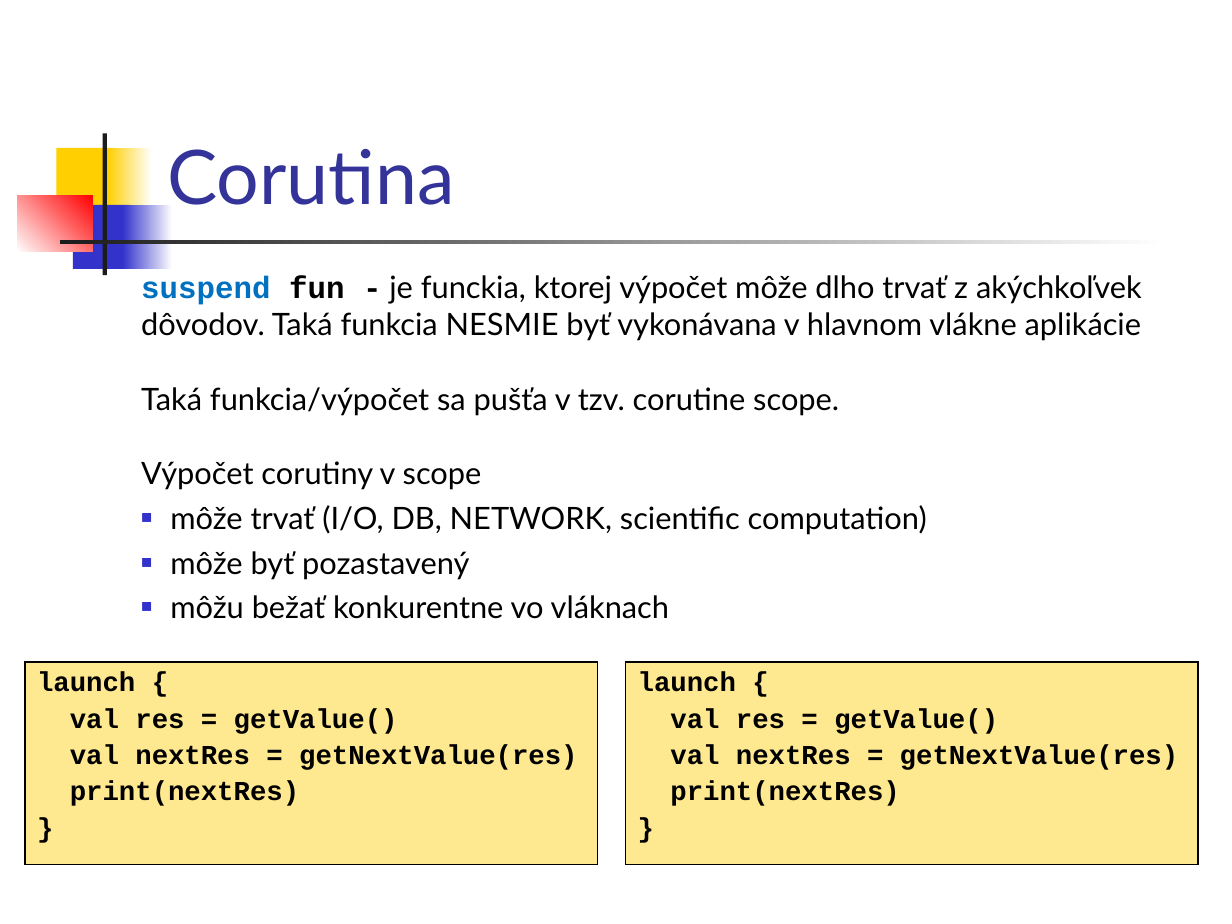
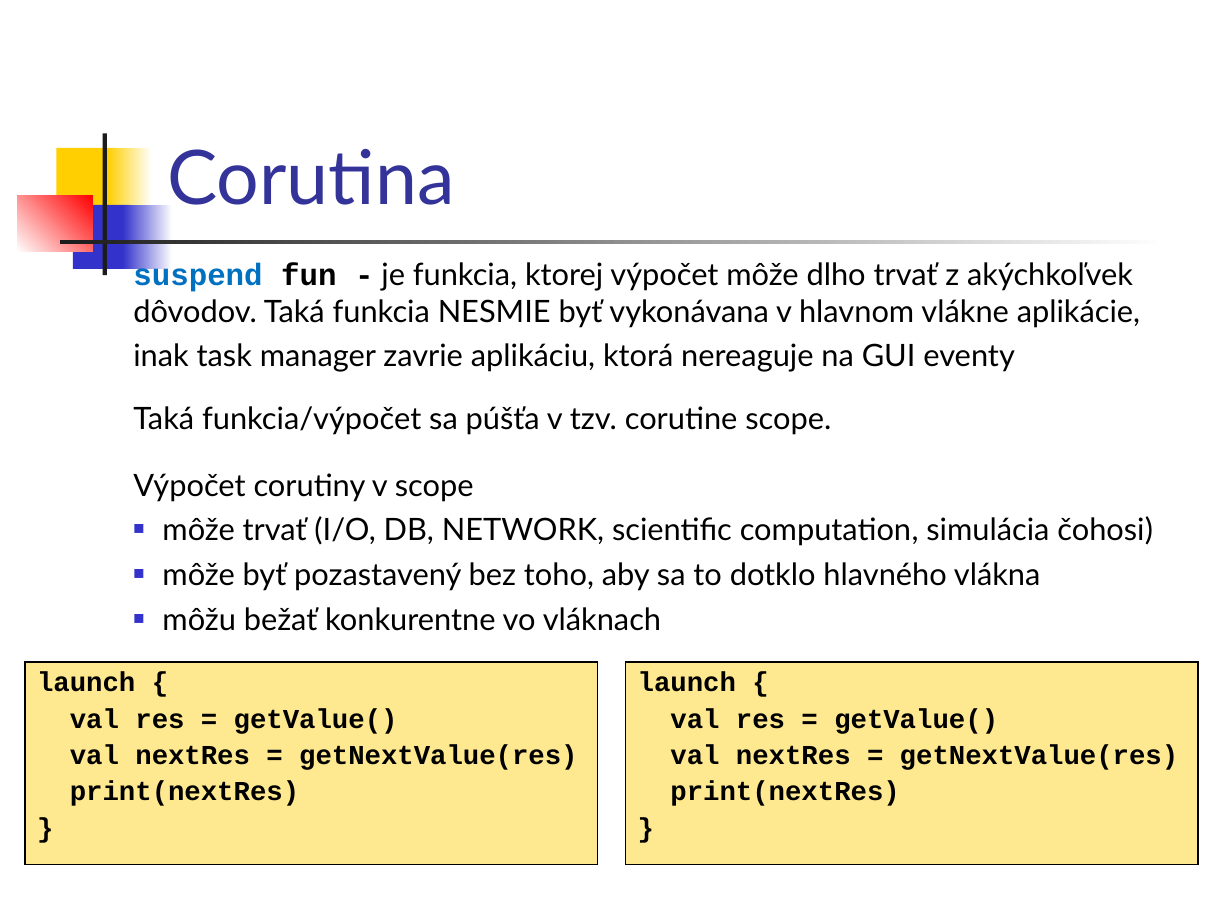
Before and after one commit to vmandro/Prednasky, a slide deck: slide 6 of 10/10A_Android.ppt. Drawn at 1232x924 pixels with LibreOffice and Linux fonts; fonts in the diff are those of the drawing. Boxes give left, top, right and bottom in pixels: in the first picture for what was removed or moved away, otherwise in the second. Text is boxed around its words. In the diff, an @@ line names an element or a change of style, - is before the commit and + after.

```diff
--- a/10/10A_Android.ppt
+++ b/10/10A_Android.ppt
@@ text "suspend fun - je funkcia, ...": place and size @@
-text "suspend fun - je funkcia, ..." at (141, 275, 1142, 619)
+text "suspend fun - je funkcia, ..." at (133, 262, 1153, 631)
@@ text at (133, 262, 1140, 435): text changed @@
-suspend fun - je funckia, ktorej výpočet môže dlho trvať z akýchkoľvek dôvodov. Taká funkcia NESMIE byť vykonávana v hlavnom vlákne aplikácie
-Taká funkcia/výpočet sa pušťa v tzv. corutine scope.
+suspend fun - je funkcia, ktorej výpočet môže dlho trvať z akýchkoľvek dôvodov. Taká funkcia NESMIE byť vykonávana v hlavnom vlákne aplikácie,
+inak task manager zavrie aplikáciu, ktorá nereaguje na GUI eventy
+Taká funkcia/výpočet sa púšťa v tzv. corutine scope.
@@ text at (162, 516, 1153, 591): text changed @@
-■ môže trvať (I/O, DB, NETWORK, scientific computation)
-■ môže byť pozastavený
+■ môže trvať (I/O, DB, NETWORK, scientific computation, simulácia čohosi)
+■ môže byť pozastavený bez toho, aby sa to dotklo hlavného vlákna
```
Also in this commit, not shown: 19 other slides changed, 1 slide added, 1 other file.
